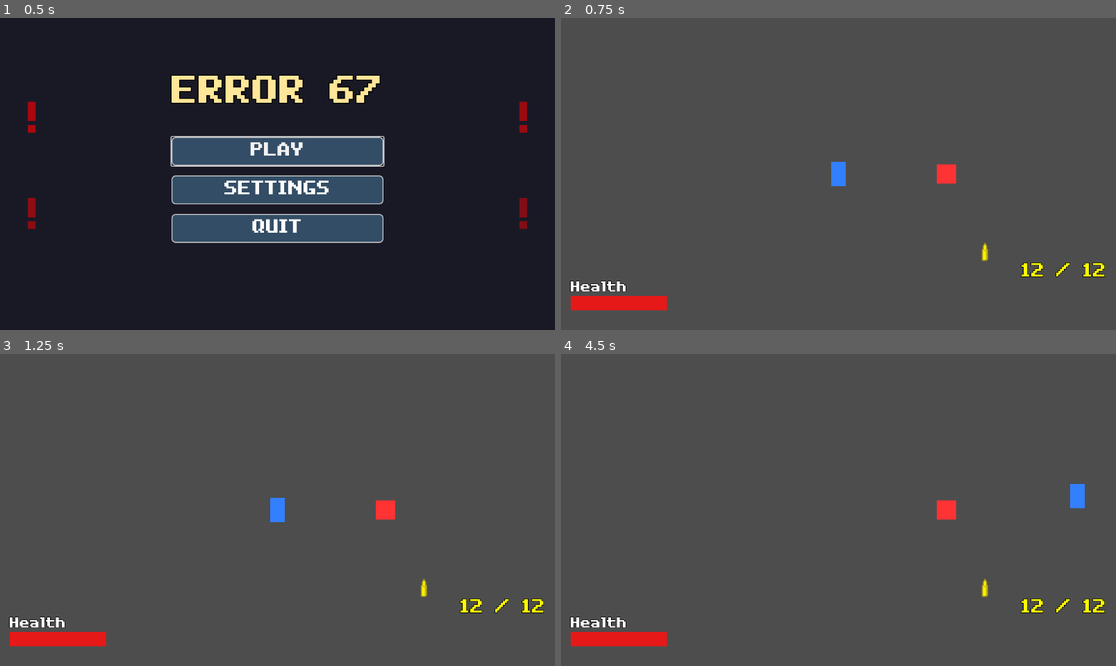
Above: before the commit, frames 1-4 (two rows, left to right).
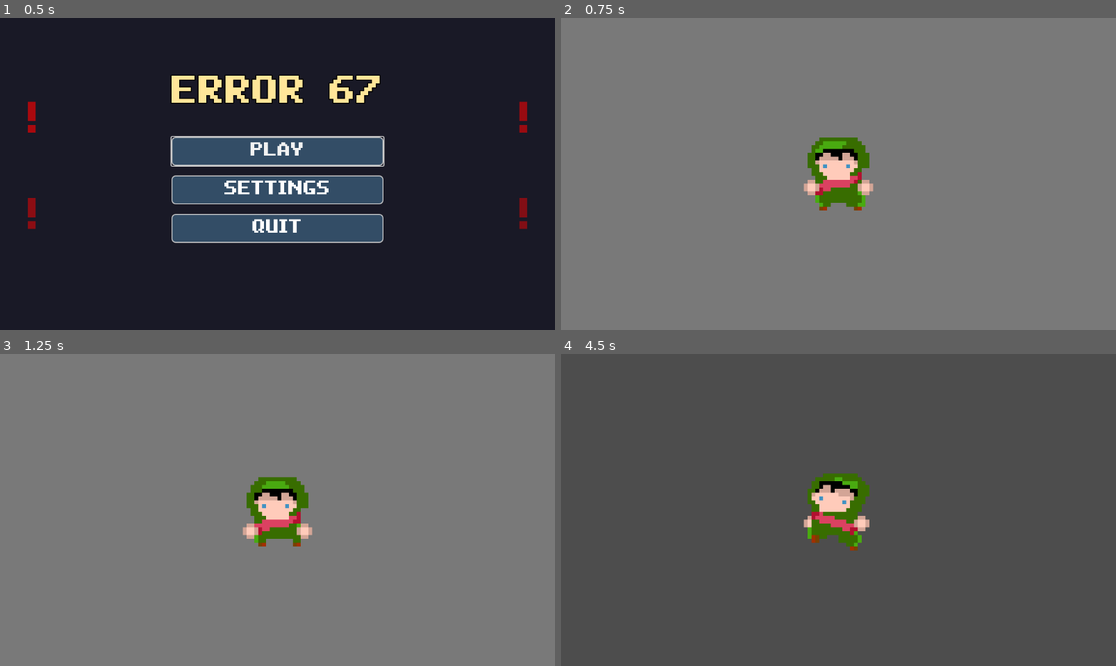
Above: after the commit, the same moments.

Repository: Michael-B-Li/game-jam
Game: Godot game, scene res://ui/main_menu.tscn
Same seed, same stepped clock (60 frames per second), same inputs: the game is played once before the commit and once after it.
Inputs (mouse positions are in pixels of both pictures, inside the frame that each line leads up to):
- Up to frame 1 (0.5 s): no input
- Up to frame 2 (0.75 s): click "PLAY" at 0.5 s
- Up to frame 3 (1.25 s): no input
- Up to frame 4 (4.5 s): move the mouse to (960, 494) at 1.27 s; hold D (move_right) 1.28-2.03 s; tap one key every 0.75 s from 1.35 s: Q (glitch_1) E (glitch_2) F (glitch_3) Z (glitch_4) X (glitch_5); move the mouse to (727, 525) at 2.02 s; hold S (move_down) 2.03-2.78 s; move the mouse to (894, 441) at 2.77 s; hold D (move_right) 2.78-3.53 s; move the mouse to (810, 572) at 3.52 s; hold W (move_up) 3.53-4.28 s; move the mouse to (1005, 556) at 4.27 s; hold A (move_left) from 4.28 s (still down)

Frame 1 is identical in both runs. In frame 2, 100% of the frame differs, in the area x 0-100%, y 0-100%; in frame 3, 100%; in frame 4, 4.0%.

Commit message:
changed main scene to dungeon scene

Diff:
--- a/enemies/pathfinding_enemy.tscn
+++ b/enemies/pathfinding_enemy.tscn
@@ -1,4 +1,3 @@
-
 [gd_scene load_steps=3 format=3 uid="uid://g1lj5mar4jm0"]
 
 [ext_resource type="Script" path="res://enemies/pathfinding_enemy.gd" id="1_pathfinding"]
--- a/enemies/pathfinding_test.tscn
+++ b/enemies/pathfinding_test.tscn
@@ -1,4 +1,3 @@
-
 [gd_scene load_steps=10 format=3 uid="uid://cjml8l0ju7bhl"]
 
 [ext_resource type="Script" uid="uid://dquv612we276c" path="res://player/player.gd" id="1_player"]
--- a/player.tscn
+++ b/player.tscn
@@ -1,6 +1,4 @@
-[gd_scene load_steps=3 format=3 uid="uid://cdsn38vj4pwij"]
-
-[ext_resource type="Script" path="res://player.gd" id="1_4flbx"]
+[gd_scene load_steps=2 format=3 uid="uid://dqtr2vveiw8mc"]
 
 [sub_resource type="SpriteFrames" id="SpriteFrames_onrkg"]
 animations = [{
@@ -19,7 +17,6 @@
 position = Vector2(-1, 0)
 
 [node name="Player" type="Area2D" parent="."]
-script = ExtResource("1_4flbx")
 metadata/_edit_group_ = true
 
 [node name="AnimatedSprite2D" type="AnimatedSprite2D" parent="Player"]
--- a/player/gun_test.tscn
+++ b/player/gun_test.tscn
@@ -1,58 +1,20 @@
-[gd_scene load_steps=8 format=3 uid="uid://test_gun_scene"]
+[gd_scene load_steps=6 format=3 uid="uid://gn2h5hx6te08"]
 
-[ext_resource type="Script" path="res://player/player.gd" id="1_player"]
-[ext_resource type="Script" path="res://enemies/enemy.gd" id="2_enemy"]
-[ext_resource type="PackedScene" uid="uid://ammo_display_ui" path="res://ui/ammo_display.tscn" id="3_ammo"]
-[ext_resource type="PackedScene" uid="uid://c8vx3j5k9m2n1" path="res://ui/health_bar.tscn" id="4_health"]
-
-[sub_resource type="RectangleShape2D" id="RectangleShape2D_player"]
-size = Vector2(40, 40)
-
-[sub_resource type="SpriteFrames" id="SpriteFrames_player"]
-animations = [{
-"frames": [],
-"loop": true,
-"name": &"up",
-"speed": 5.0
-}, {
-"frames": [],
-"loop": true,
-"name": &"walk",
-"speed": 5.0
-}]
-
-[sub_resource type="RectangleShape2D" id="RectangleShape2D_visual"]
-size = Vector2(30, 50)
+[ext_resource type="PackedScene" uid="uid://brop5juemvf1j" path="res://player/player.tscn" id="1_ehqj0"]
+[ext_resource type="Script" uid="uid://cood84pqr2hfj" path="res://enemies/enemy.gd" id="2_enemy"]
+[ext_resource type="PackedScene" uid="uid://bhf7afhuksbra" path="res://ui/ammo_display.tscn" id="3_ammo"]
+[ext_resource type="PackedScene" uid="uid://c8vx3j5lam2n1" path="res://ui/health_bar.tscn" id="4_health"]
 
 [sub_resource type="RectangleShape2D" id="RectangleShape2D_enemy"]
 size = Vector2(40, 40)
 
-[sub_resource type="RectangleShape2D" id="RectangleShape2D_enemy_visual"]
-size = Vector2(40, 40)
-
 [node name="GunTest" type="Node2D"]
 
-[node name="Player" type="CharacterBody2D" parent="."]
-position = Vector2(576, 324)
-script = ExtResource("1_player")
-
-[node name="AnimatedSprite2D" type="AnimatedSprite2D" parent="Player"]
-sprite_frames = SubResource("SpriteFrames_player")
-animation = &"up"
-
-[node name="CollisionShape2D" type="CollisionShape2D" parent="Player"]
-shape = SubResource("RectangleShape2D_player")
-
-[node name="VisualRect" type="ColorRect" parent="Player"]
-offset_left = -15.0
-offset_top = -25.0
-offset_right = 15.0
-offset_bottom = 25.0
-color = Color(0.2, 0.5, 1, 1)
+[node name="Player2" parent="." instance=ExtResource("1_ehqj0")]
+position = Vector2(1152, 648)
 
 [node name="Camera2D" type="Camera2D" parent="."]
 position = Vector2(576, 324)
-enabled = true
 
 [node name="Enemy" type="RigidBody2D" parent="."]
 position = Vector2(800, 324)
@@ -74,7 +36,6 @@
 offset_bottom = 20.0
 color = Color(1, 0.2, 0.2, 1)
 
-
 [node name="AmmoDisplay" parent="." instance=ExtResource("3_ammo")]
 
 [node name="HealthBar" parent="." instance=ExtResource("4_health")]
--- a/ui/main_menu.gd
+++ b/ui/main_menu.gd
@@ -5,7 +5,7 @@
 signal settings_pressed
 
 # Reference to the game scene to load
-@export var game_scene_path: String = "res://player/gun_test.tscn"
+@export var game_scene_path: String = "res://Dungeon/dungeonRoom.tscn"
 @export var settings_scene_path: String = "res://ui/settings_menu.tscn"
 
 func _ready():
Not shown, added: Assets/SFX/Death.wav.import
Not shown, added: Assets/SFX/Hurt.wav.import
Not shown, added: Assets/SFX/Regular_shot.wav.import
Not shown, added: Assets/SFX/Select.wav.import
Not shown, added: Assets/SFX/Shotgun_shot.wav.import
Not shown, added: Assets/floor.png.import
Not shown, added: Assets/wall.png.import
Not shown: 1 places in player/gun_test.tscn that only renumber resources
Not shown: 1 places in ui/settings_menu.tscn that only renumber resources
